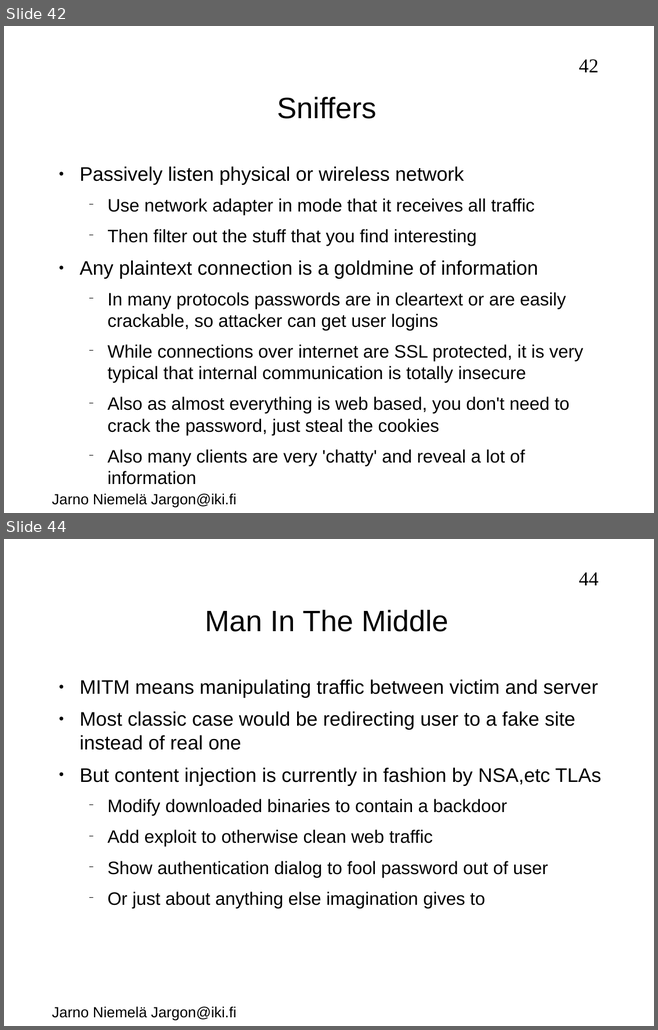
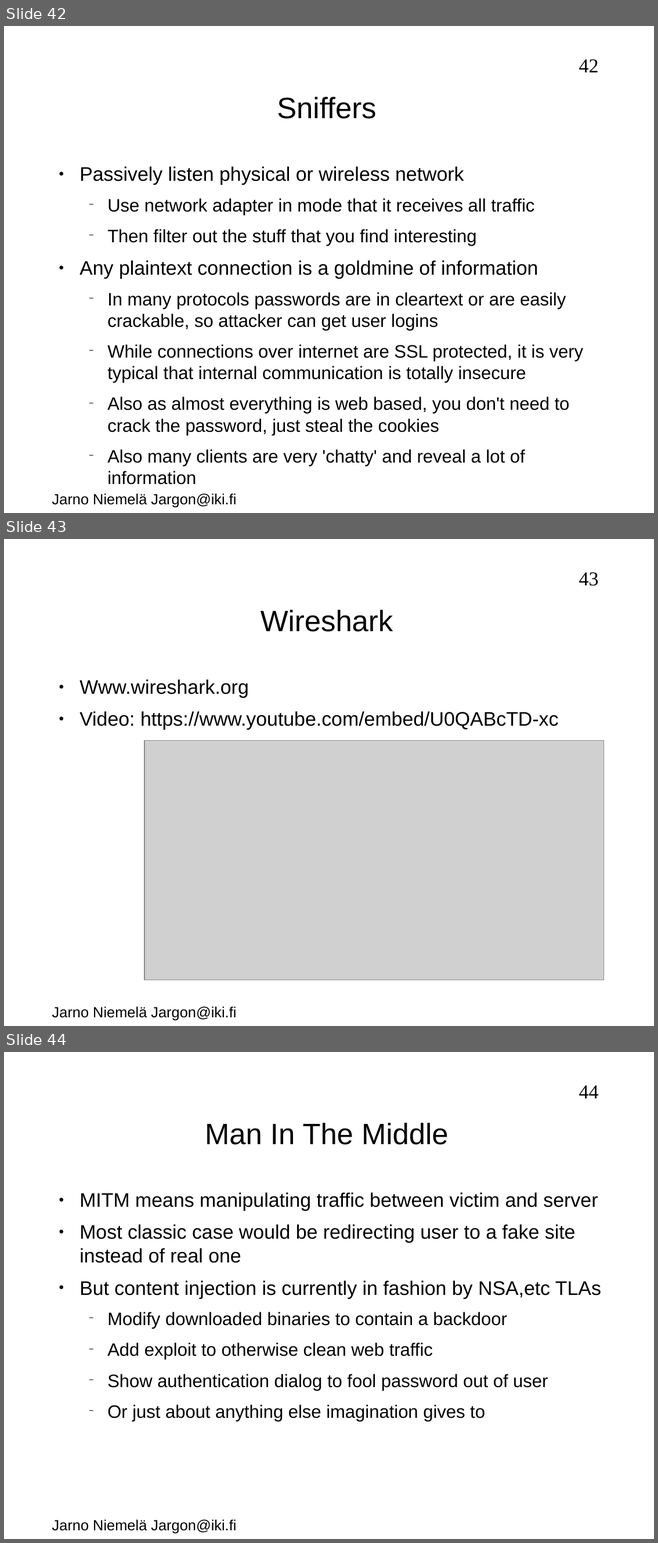
Before and after one commit to jarno-niemela/corporate_cyber_defence, a slide deck: NetworkSecurity/NetworkSecurity.odp. Shown one above the other, each under a label of ours: slides 42 and 44 before the commit, slides 42, 43 and 44 after it; the slides between them are not shown. The pictures are 658x1030 and 658x1543 pixels, drawn with LibreOffice and Linux fonts; fonts in the diff are those of the drawing; grey boxes stand for pictures; background and template pictures are left out. Boxes give left, top, right and bottom in pixels: in the first picture for what was removed or moved away, otherwise in the second. Text is boxed around its words. In the diff, an @@ line names an element or a change of style, - is before the commit and + after.

```diff
--- a/NetworkSecurity/NetworkSecurity.odp
+++ b/NetworkSecurity/NetworkSecurity.odp
@@ slide 43 added at box(4, 539, 654, 1026), background #FFFFFF; not listed: 2 template elements that a slide beside it also shows @@
@@ title added at box(260, 610, 393, 632), 36 pt, text #000000 @@
+Wireshark
@@ text added at box(79, 679, 558, 730), 24 pt, text #000000 @@
+● Www.wireshark.org
+● Video: https://www.youtube.com/embed/U0QABcTD-xc
@@ picture added at box(144, 741, 604, 980) @@
```
Also in this commit, not shown: 1 slide changed, 1 slide removed, 3 other files.
